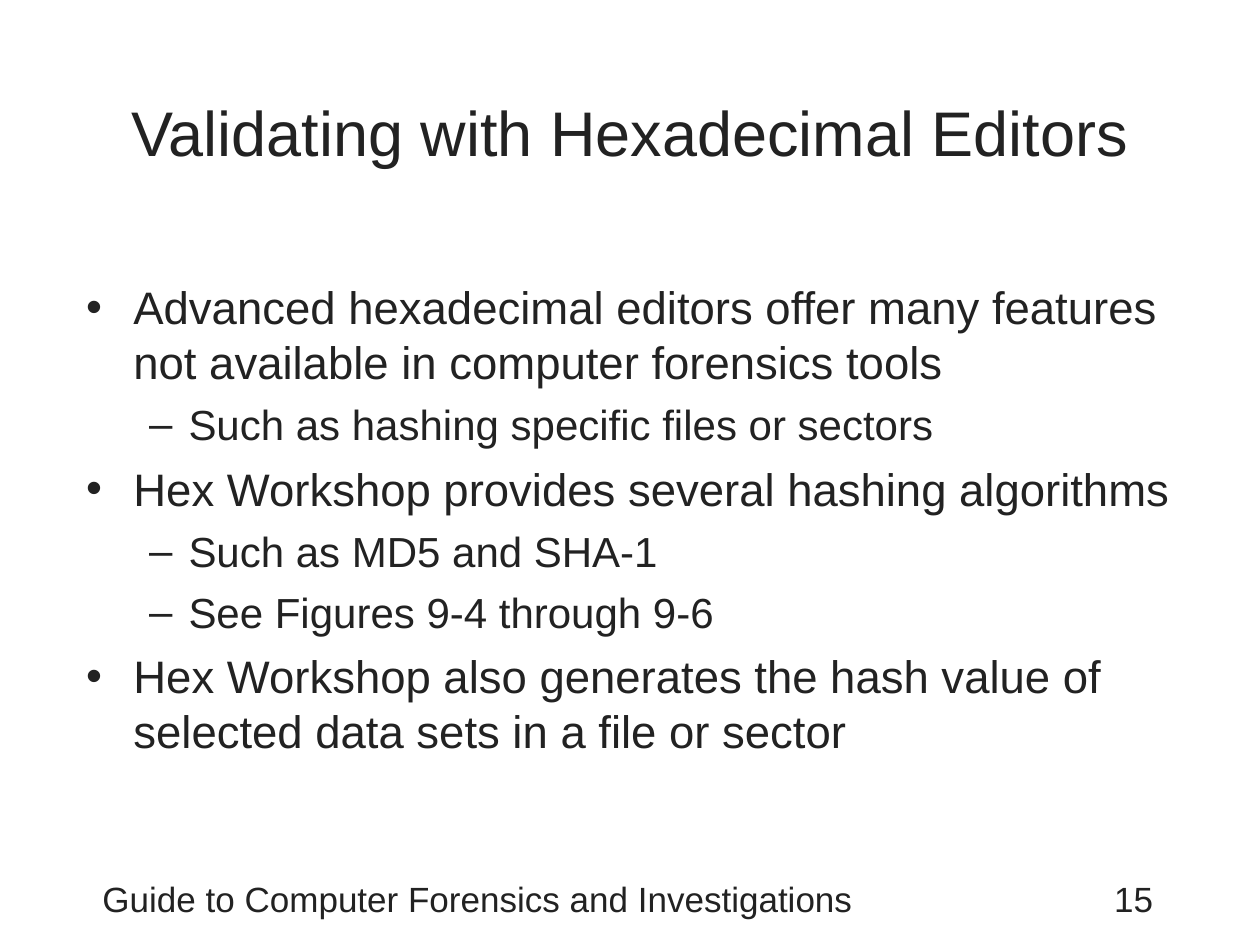
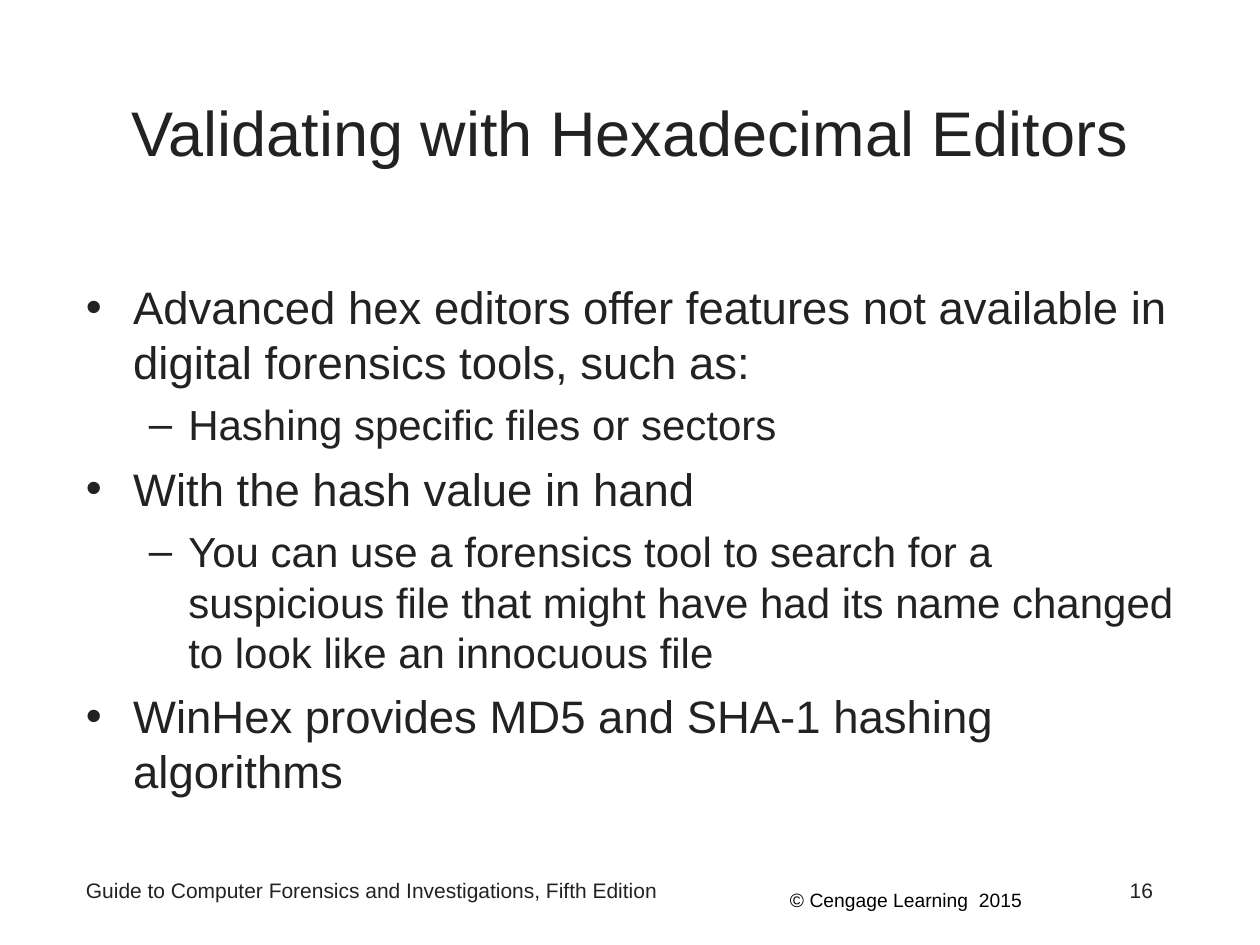
Before and after one commit to Emadalsuwat/emadalsuwat.github.io, a slide deck: slide 16 of computerforensics/Chapter9.ppt (slide 15 before the commit). Drawn at 1260x945 pixels with LibreOffice and Linux fonts; fonts in the diff are those of the drawing. Boxes give left, top, right and bottom in pixels: in the first picture for what was removed or moved away, otherwise in the second. Text is boxed around its words. In the diff, an @@ line names an element or a change of style, - is before the commit and + after.

```diff
--- a/computerforensics/Chapter9.ppt
+++ b/computerforensics/Chapter9.ppt
@@ text at (133,291,1173,797): text changed @@
-• Advanced hexadecimal editors offer many features not available in computer forensics tools
-  – Such as hashing specific files or sectors
-• Hex Workshop provides several hashing algorithms
-  – Such as MD5 and SHA-1
-  – See Figures 9-4 through 9-6
-• Hex Workshop also generates the hash value of selected data sets in a file or sector
+• Advanced hex editors offer features not available in digital forensics tools, such as:
+  – Hashing specific files or sectors
+• With the hash value in hand
+  – You can use a forensics tool to search for a suspicious file that might have had its name changed to look like an innocuous file
+• WinHex provides MD5 and SHA-1 hashing algorithms
@@ text at (86,882,657,903): text changed; size 20 to 12 pt @@
-Guide to Computer Forensics and Investigations
+Guide to Computer Forensics and Investigations, Fifth Edition
@@ text added at (810,893,1022,911), 11 pt, text #000000 @@
+© Cengage Learning 2015
@@ page number removed at (1114,888,1153,913) @@
-15
@@ page number added at (1130,883,1153,898), 12 pt, text #222222 @@
+16
```
Also in this commit, not shown: 20 other slides changed, 26 slides added, 34 slides removed, 7 other files.
